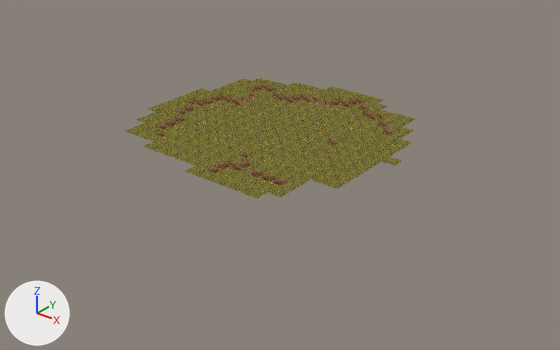
What one commit did to the Blender file Levels/Level 1 - Forest/Forest.001.blend.
One viewpoint serves both versions: a 50 mm lens placed at (33.5, -41.9, 22.0), pointed at (3.8, -4.8, -1.0). Lighting does not change. The marker at lower left points along +X, +Y and +Z.

Script lines for the objects in view, before the commit:
```python
me_cube = bpy.data.meshes.new('Cube')
me_cube.from_pydata(...)  # 422 vertices, 381 faces; spans x -9.0..11.0, y -11.0..8.0, z -0.2..0.8
me_cube.materials.append(mat_forestlevel_title001)
ob_cube = bpy.data.objects.new('Cube', me_cube)
ob_cube.location = (0.0, 0.0, 0.0)
```
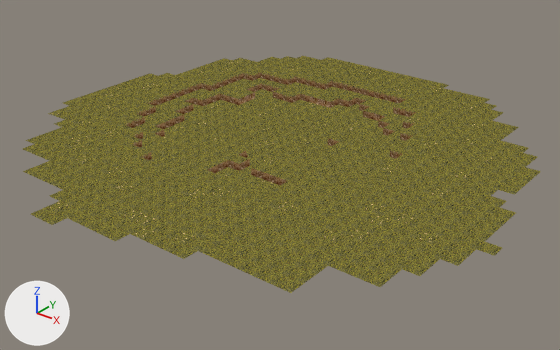
Edits to the bpy script that builds the scene:
```text
Change me_cube:
    used by ob_cube; location = (0.0, 0.0, 0.0)
    remove me_cube.from_pydata(...)  # 422 vertices, 381 faces; spans x -9.0..11.0, y -11.0..8.0, z -0.2..0.8
    add me_cube.from_pydata(...)  # 1131 vertices, 1059 faces; spans x -14.0..21.0, y -21.0..13.0, z 0.2..1.3
    me_cube part 1: 2 vertices removed from x 7.0..8.0, y 1.0, z -0.2; 711 vertices added at x -14.0..21.0, y -21.0..13.0, z 0.8..1.3
```

Location of each change, [x1, y1, x2, y2] in pixels of the pictures (560 x 350 px):
'Cube', reshaped (78% wider, 97% taller): before [125, 78, 415, 198]; after [23, 56, 541, 293]
part 1 of me_cube, built on (yellow): after [23, 56, 541, 293]
